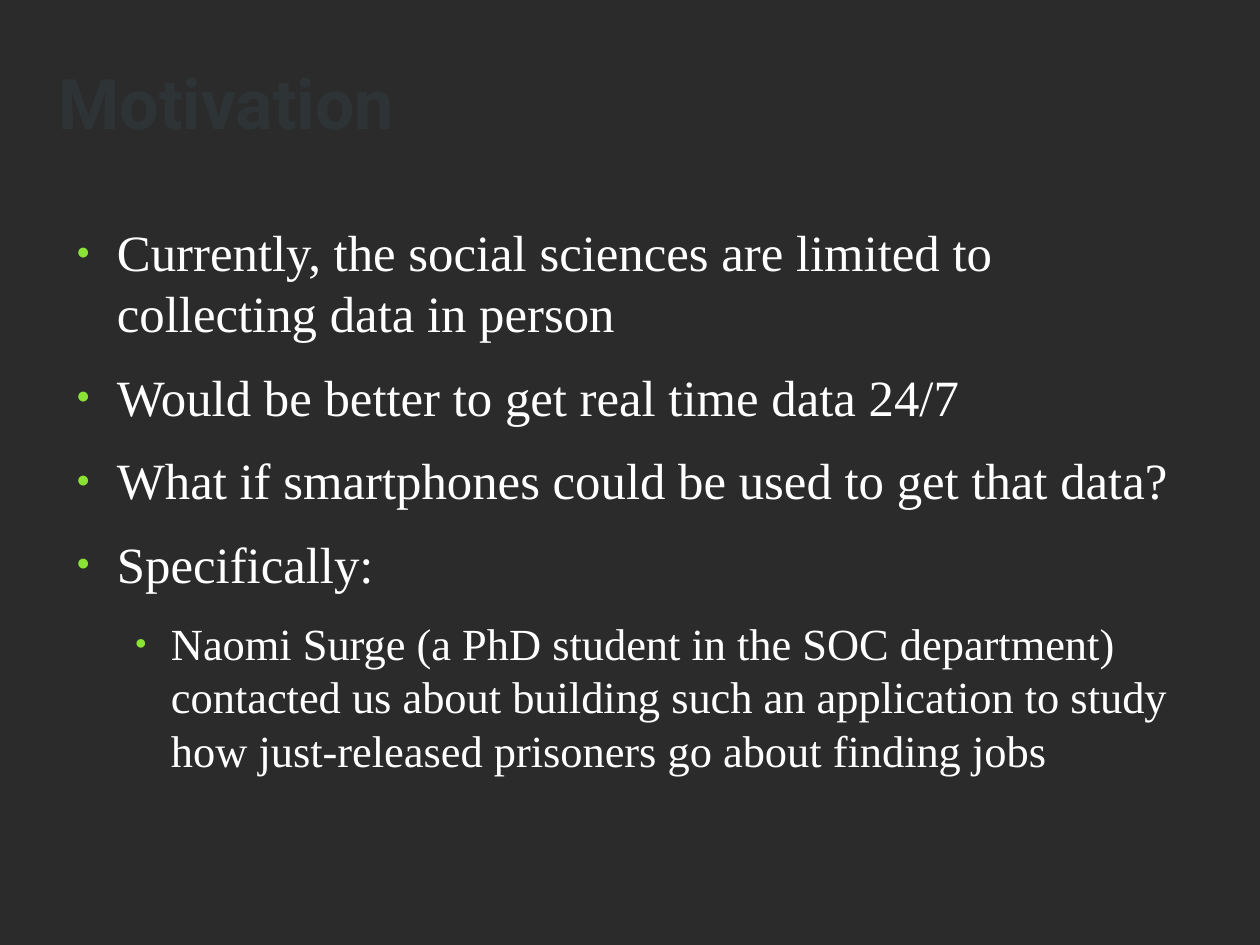
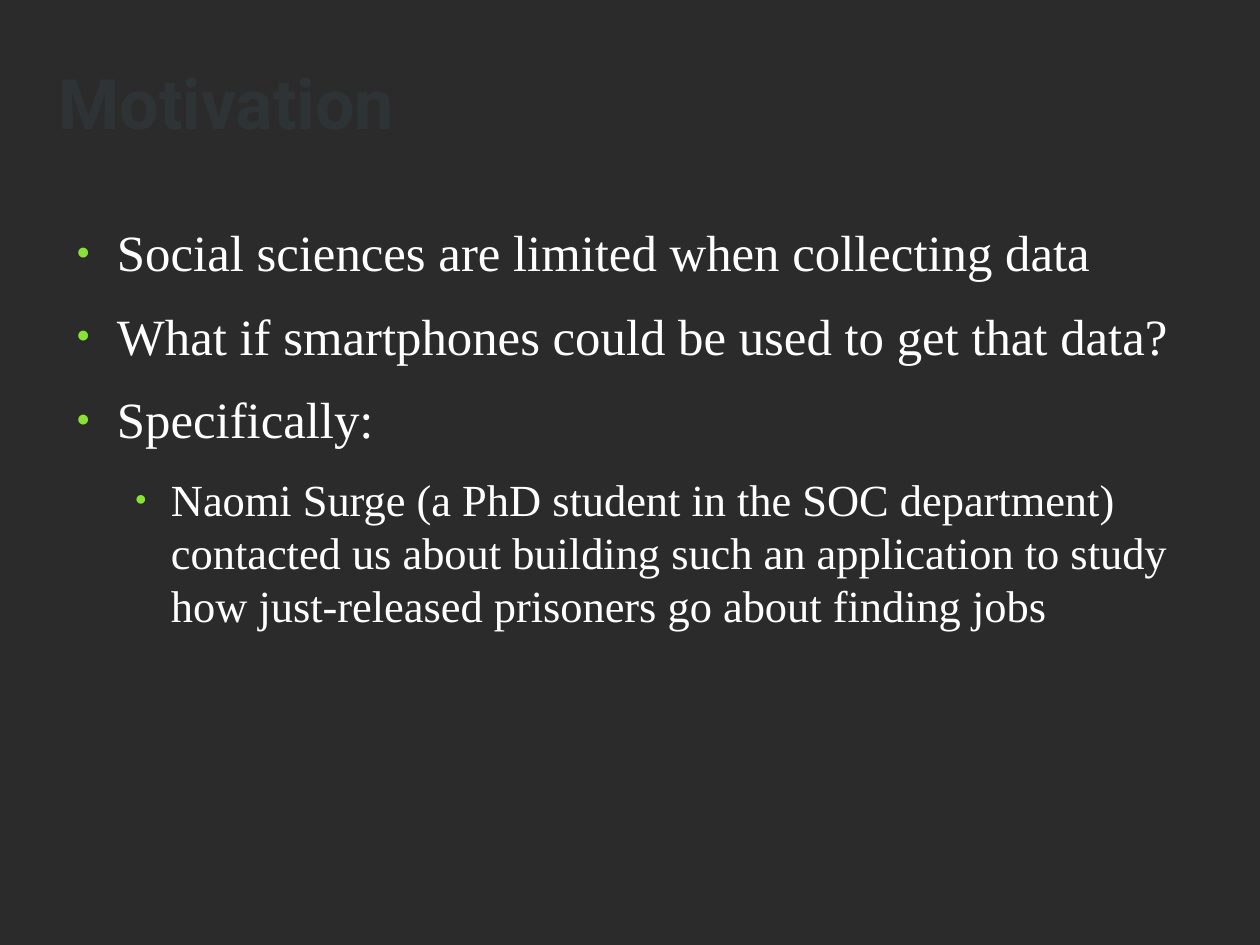
Before and after one commit to aewalker/Survey-Droid, a slide deck: slide 2 of doc/presentation-slides.odp. Drawn at 1260x945 pixels with LibreOffice and Linux fonts; fonts in the diff are those of the drawing; background and template pictures are left out; a plain dark background stands for a picture behind light text. Boxes give left, top, right and bottom in pixels: in the first picture for what was removed or moved away, otherwise in the second. Text is boxed around its words. In the diff, an @@ line names an element or a change of style, - is before the commit and + after.

```diff
--- a/doc/presentation-slides.odp
+++ b/doc/presentation-slides.odp
@@ text at box(117, 235, 1089, 282): text changed @@
-● Currently, the social sciences are limited to collecting data in person
-● Would be better to get real time data 24/7
+● Social sciences are limited when collecting data
```
Also in this commit, not shown: 9 other slides changed, 2 other files.
